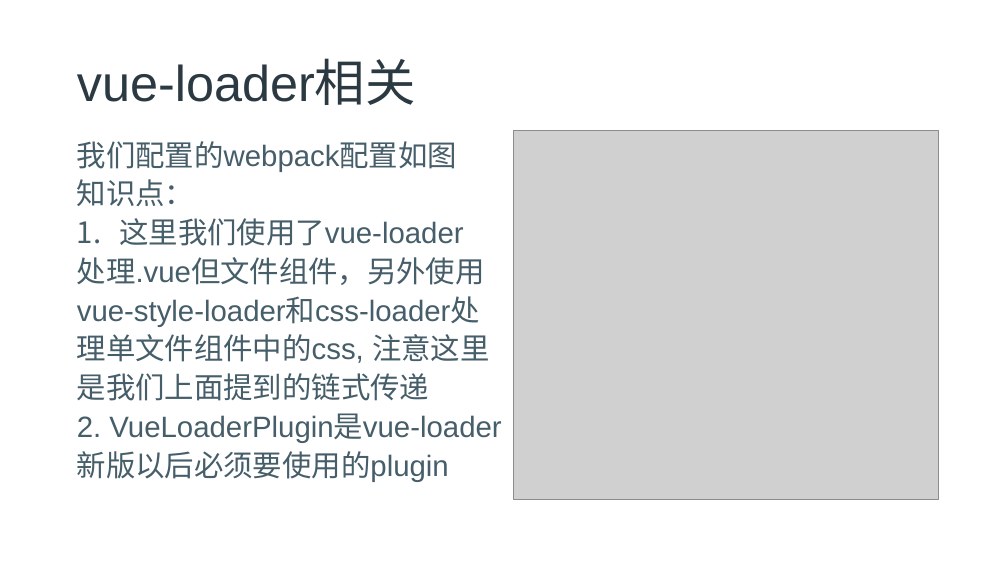
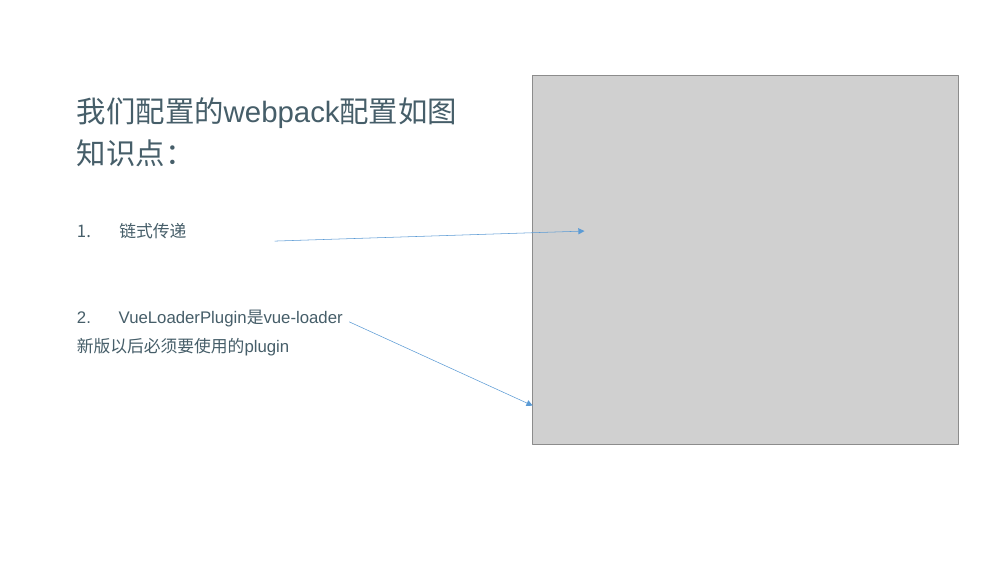
Before and after one commit to freeozyl80/webpack-lesson, a slide deck: slide 34 of chapter4/chapter4pptx.pptx (slide 28 before the commit). Drawn at 1008x567 pixels with LibreOffice and Linux fonts; fonts in the diff are those of the drawing; grey boxes stand for pictures; background and template pictures are left out. Boxes give left, top, right and bottom in pixels: in the first picture for what was removed or moved away, otherwise in the second. Text is boxed around its words. In the diff, an @@ line names an element or a change of style, - is before the commit and + after.

```diff
--- a/chapter4/chapter4pptx.pptx
+++ b/chapter4/chapter4pptx.pptx
@@ title removed at <box>77,61,416,105</box> @@
-vue-loader相关
@@ picture: place and size @@
-picture at <box>513,131,938,500</box>
+picture at <box>533,76,958,445</box>
@@ text "我们配置的webpack配置如图": place and size @@
-text "我们配置的webpack配置如图" at <box>77,141,501,482</box>
+text "我们配置的webpack配置如图" at <box>77,97,457,356</box>
@@ text at <box>77,97,457,356</box>: size 28 to 16 pt in "2. VueLoaderPlugin是vue-loader", "新版以后必须要使用的plugin"; line spacing 0.8 to 0.9 @@
@@ text at <box>119,223,186,239</box>: text changed; size 28 to 16 pt @@
-1. 这里我们使用了vue-loader
-处理.vue但文件组件，另外使用
-vue-style-loader和css-loader处
-理单文件组件中的css, 注意这里
-是我们上面提到的链式传递
+1. 链式传递
@@ arrow added from (274, 241) to (585, 231), #5B9BD5 0.5 pt @@
@@ arrow added from (349, 322) to (533, 406), #5B9BD5 0.5 pt @@
```
Also in this commit, not shown: 21 other slides changed, 14 slides added, 6 slides removed, 5 other files.
